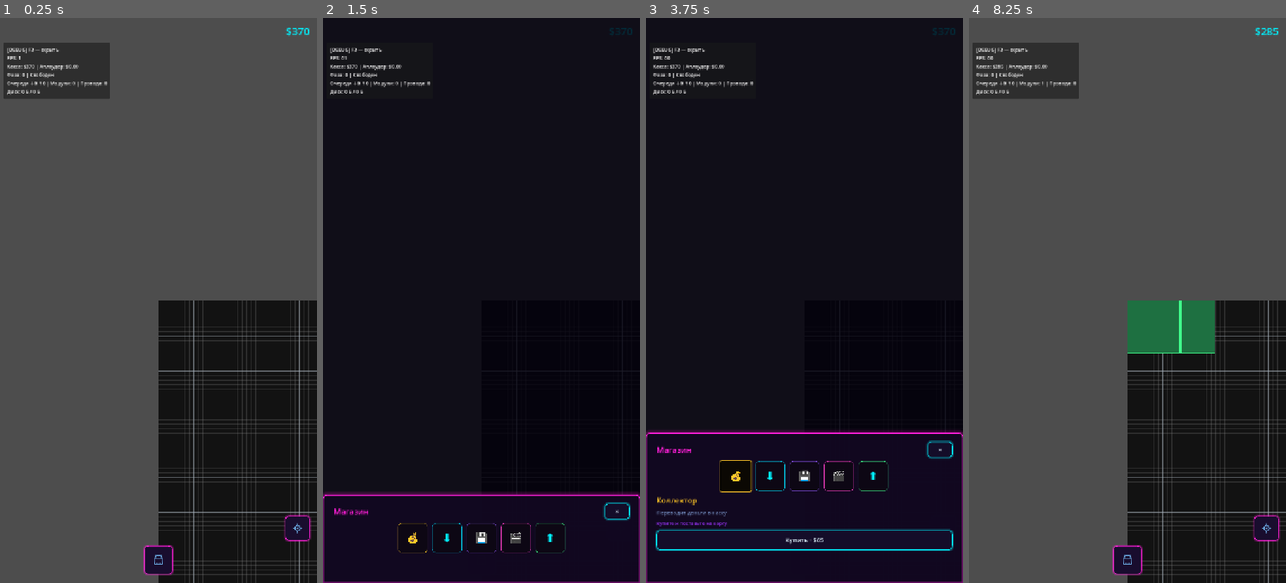
Above: before the commit, frames 1-4 (left to right).
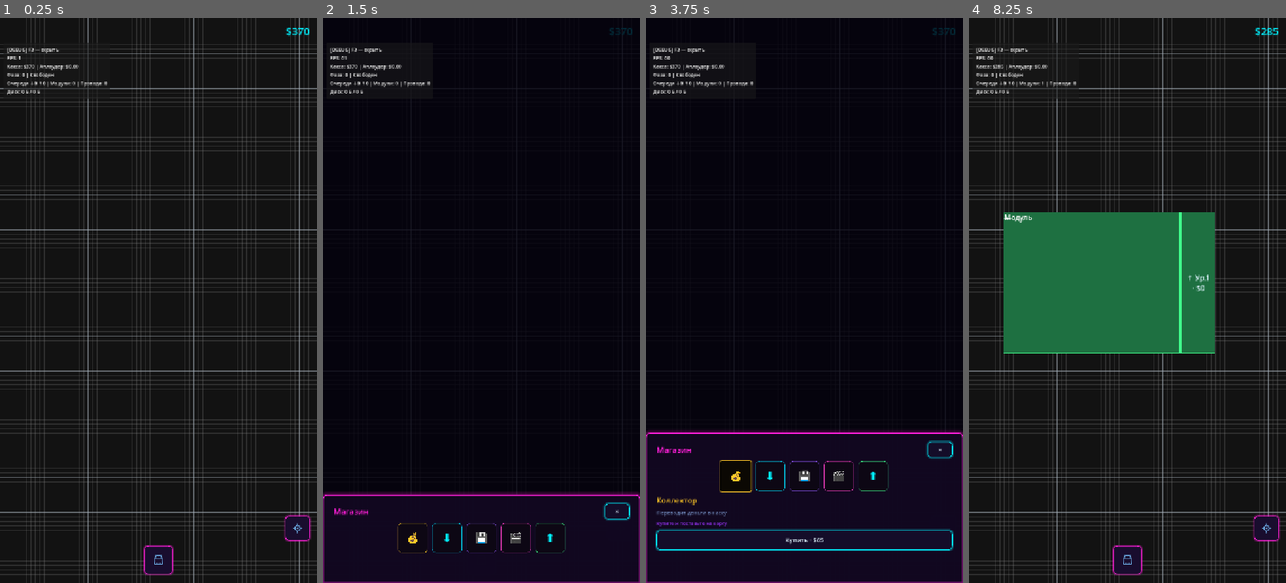
Above: after the commit, the same moments.

Repository: rkfsociety/UploadSimulator
Game: Godot game, scene res://scenes/main.tscn
Two runs of this game, one before a commit and one after it. Both use one fixed random seed, a clock stepped at 60 frames per second and the inputs below.
Inputs (mouse positions are in pixels of both pictures, inside the frame that each line leads up to):
- Up to frame 1 (0.25 s): no input
- Up to frame 2 (1.5 s): click (481, 560) at 0.5 s; click (620, 526) at 1.25 s
- Up to frame 3 (3.75 s): click "×" at 2 s; click (804, 560) at 2.75 s; click "💰" at 3.5 s
- Up to frame 4 (8.25 s): click "💰" at 4.25 s; click "⬇" at 5 s; click "💾" at 5.75 s; click "🎬" at 6.5 s; click "⬆" at 7.25 s; click "Купить · $85" at 8 s

The runs differ from the first frame. In frame 1, 71% of the frame differs, in the area x 0-100%, y 0-100%; in frame 2, less than 0.1%; in frame 3, less than 0.1%; in frame 4, 71%.
Error in both runs: Invalid access to property or key 'pressed' on a base object of type 'null instance'. (res://scripts/systems/blocks/placed_block.gd:86)

Commit message:
Центр карты в мировых координатах (0,0): pan/zoom на MapContent.
MapViewport снова на весь экран для клипа; кнопка «в центр» фокусирует клетку (0,0).

Diff:
--- a/scenes/main.tscn
+++ b/scenes/main.tscn
@@ -29,27 +29,36 @@
 
 [node name="MapViewport" type="Control" parent="FieldMap"]
 unique_name_in_owner = true
+layout_mode = 1
+anchors_preset = 15
+anchor_right = 1.0
+anchor_bottom = 1.0
+grow_horizontal = 2
+grow_vertical = 2
+mouse_filter = 2
+clip_contents = true
+
+[node name="MapContent" type="Control" parent="FieldMap/MapViewport"]
 layout_mode = 0
 mouse_filter = 2
-clip_contents = true
-
-[node name="GridDraw" type="Control" parent="FieldMap/MapViewport"]
+
+[node name="GridDraw" type="Control" parent="FieldMap/MapViewport/MapContent"]
 unique_name_in_owner = true
 layout_mode = 0
 mouse_filter = 2
 script = ExtResource("5_grid")
 
-[node name="WiresRoot" type="Control" parent="FieldMap/MapViewport"]
-unique_name_in_owner = true
-layout_mode = 1
-anchors_preset = 15
-anchor_right = 1.0
-anchor_bottom = 1.0
-grow_horizontal = 2
-grow_vertical = 2
-mouse_filter = 2
-
-[node name="BlocksRoot" type="Control" parent="FieldMap/MapViewport"]
+[node name="WiresRoot" type="Control" parent="FieldMap/MapViewport/MapContent"]
+unique_name_in_owner = true
+layout_mode = 1
+anchors_preset = 15
+anchor_right = 1.0
+anchor_bottom = 1.0
+grow_horizontal = 2
+grow_vertical = 2
+mouse_filter = 2
+
+[node name="BlocksRoot" type="Control" parent="FieldMap/MapViewport/MapContent"]
 unique_name_in_owner = true
 layout_mode = 1
 anchors_preset = 15
--- a/scripts/systems/field/field_map.gd
+++ b/scripts/systems/field/field_map.gd
@@ -4,9 +4,10 @@
 signal placement_mode_changed(type_id: String)
 
 @onready var map_viewport: Control = $MapViewport
-@onready var grid_draw: Control = $MapViewport/GridDraw
-@onready var wires_root: Control = $MapViewport/WiresRoot
-@onready var blocks_root: Control = $MapViewport/BlocksRoot
+@onready var map_content: Control = $MapViewport/MapContent
+@onready var grid_draw: Control = $MapViewport/MapContent/GridDraw
+@onready var wires_root: Control = $MapViewport/MapContent/WiresRoot
+@onready var blocks_root: Control = $MapViewport/MapContent/BlocksRoot
 
 var _camera: FieldMapCamera
 var _blocks: FieldMapBlocks
@@ -19,18 +20,18 @@
 	set_anchors_preset(Control.PRESET_FULL_RECT)
 	set_offsets_preset(Control.PRESET_FULL_RECT)
 	mouse_filter = Control.MOUSE_FILTER_STOP
-	# Без stretch-anchors: position/scale MapViewport = pan/zoom (full_rect ломает сдвиг)
-	map_viewport.set_anchors_and_offsets_preset(Control.PRESET_TOP_LEFT)
-	map_viewport.size = size
+	# MapViewport — клип на весь экран; pan/zoom только у MapContent (мир 0,0 в центр вида)
+	map_viewport.set_anchors_and_offsets_preset(Control.PRESET_FULL_RECT)
 	map_viewport.mouse_filter = Control.MOUSE_FILTER_IGNORE
 	map_viewport.clip_contents = true
+	map_content.mouse_filter = Control.MOUSE_FILTER_IGNORE
 	for node in [wires_root, blocks_root]:
 		node.mouse_filter = Control.MOUSE_FILTER_IGNORE
 	# Провода поверх блоков, чтобы линии были видны между портами
 	wires_root.z_index = FieldMapConstants.WIRES_Z_INDEX
-	_camera = FieldMapCamera.new(self, map_viewport)
+	_camera = FieldMapCamera.new(self, map_content)
 	_blocks = FieldMapBlocks.new(blocks_root)
-	_placement = FieldMapPlacement.new(map_viewport, _camera)
+	_placement = FieldMapPlacement.new(map_content, _camera)
 	_wiring = FieldMapWiring.new(self, wires_root, _blocks)
 	_map_input = FieldMapInput.new(self, _camera, _placement, _wiring)
 	_map_input.placement_finished.connect(_on_placement_finished)
@@ -41,14 +42,12 @@
 	GameState.queue_changed.connect(_on_field_changed)
 
 	await get_tree().process_frame
-	map_viewport.size = size
 	_camera.focus_world(GridDefs.world_center_pixel())
 	_on_field_changed()
 
 
 func _notification(what: int) -> void:
 	if what == NOTIFICATION_RESIZED and is_node_ready():
-		map_viewport.size = size
 		_camera.apply()
 
 
--- a/scripts/systems/field/field_map_camera.gd
+++ b/scripts/systems/field/field_map_camera.gd
@@ -1,17 +1,17 @@
 extends RefCounted
 class_name FieldMapCamera
-## Камера карты: pan, zoom и MapViewport.
+## Камера карты: pan, zoom на MapContent; размер вида — FieldMap.
 
 var _host: Control
-var _map_viewport: Control
+var _map_content: Control
 
 var zoom: float = 1.0
 var pan: Vector2 = Vector2.ZERO
 
 
-func _init(host: Control, map_viewport: Control) -> void:
+func _init(host: Control, map_content: Control) -> void:
 	_host = host
-	_map_viewport = map_viewport
+	_map_content = map_content
 
 
 ## Размер области FieldMap на экране.
@@ -79,11 +79,11 @@
 
 ## Применить текущие zoom/pan к viewport и сетке.
 func apply() -> void:
-	if _map_viewport == null or not _host.is_node_ready():
+	if _map_content == null or not _host.is_node_ready():
 		return
 	_clamp_pan()
-	_map_viewport.scale = Vector2.ONE * zoom
-	_map_viewport.position = pan
+	_map_content.scale = Vector2.ONE * zoom
+	_map_content.position = pan
 
 
 func _clamp_pan() -> void:
--- a/scripts/systems/visual/grid_background.gd
+++ b/scripts/systems/visual/grid_background.gd
@@ -31,31 +31,34 @@
 	return float(GridDefs.CELL_SIZE)
 
 
-func _map_viewport() -> Control:
+func _map_content() -> Control:
 	return get_parent() as Control
 
 
 func _field_map() -> Control:
-	var vp := _map_viewport()
-	if vp == null:
+	var content := _map_content()
+	if content == null:
 		return null
-	return vp.get_parent() as Control
+	var viewport := content.get_parent() as Control
+	if viewport == null:
+		return null
+	return viewport.get_parent() as Control
 
 
 func _zoom() -> float:
-	var vp := _map_viewport()
-	if vp == null:
+	var content := _map_content()
+	if content == null:
 		return 1.0
-	return maxf(vp.scale.x, 0.001)
+	return maxf(content.scale.x, 0.001)
 
 
 func _visible_world_rect() -> Rect2:
-	var vp := _map_viewport()
+	var content := _map_content()
 	var field := _field_map()
-	if vp == null or field == null or field.size.x < 1.0:
+	if content == null or field == null or field.size.x < 1.0:
 		return _world_bounds
 	var zoom := _zoom()
-	var pan := vp.position
+	var pan := content.position
 	var vs := field.size
 	var p0 := (Vector2.ZERO - pan) / zoom
 	var p1 := (vs - pan) / zoom
